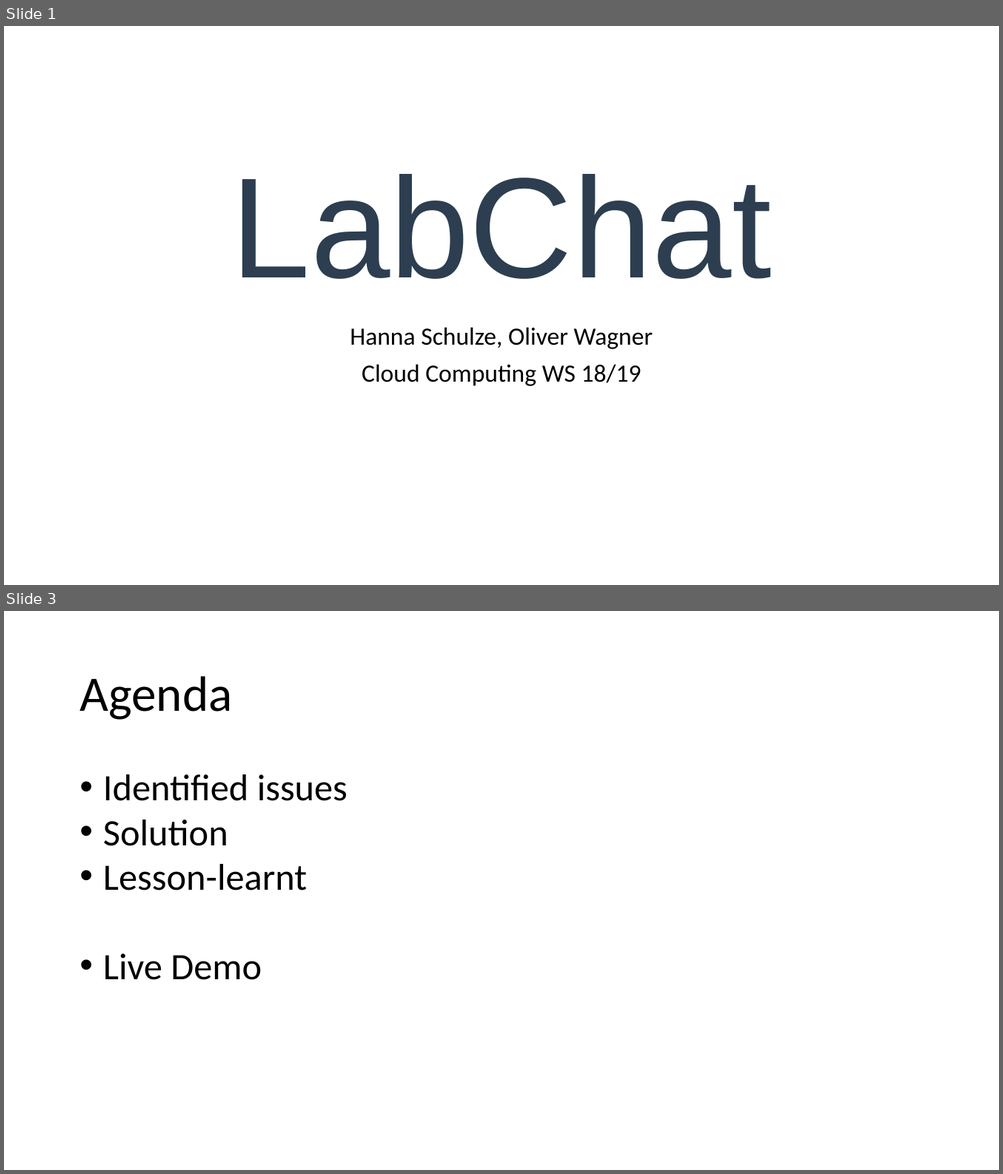
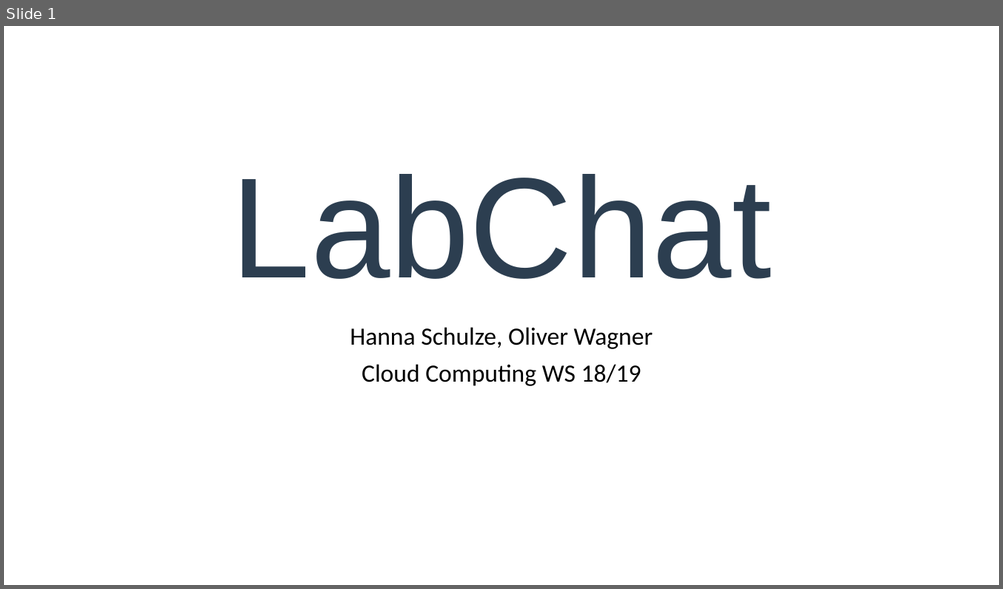
Before and after one commit to oliverwagner1989/CloudComputing_WS1718, a slide deck: Presentation LabChat - Exc 4.odp. Shown one above the other, each under a label of ours: slides 1 and 3 before the commit, slide 1 after it; the slides between them are not shown. The pictures are 1003x1174 and 1003x589 pixels, drawn with LibreOffice and Linux fonts; fonts in the diff are those of the drawing. Boxes give left, top, right and bottom in pixels: in the first picture for what was removed or moved away, otherwise in the second. Text is boxed around its words. In the diff, an @@ line names an element or a change of style, - is before the commit and + after.

```diff
--- a/Presentation LabChat - Exc 4.odp
+++ b/Presentation LabChat - Exc 4.odp
@@ slide 3 removed at bbox=[4, 611, 999, 1170], background #FFFFFF @@
@@ title removed at bbox=[79, 676, 232, 720] @@
-Agenda
@@ text removed at bbox=[103, 775, 347, 980] @@
-• Identified issues
-• Solution
-• Lesson-learnt
-• Live Demo
```
Also in this commit, not shown: 2 slides changed, 3 slides added, 3 other slides removed, 2 other files.
